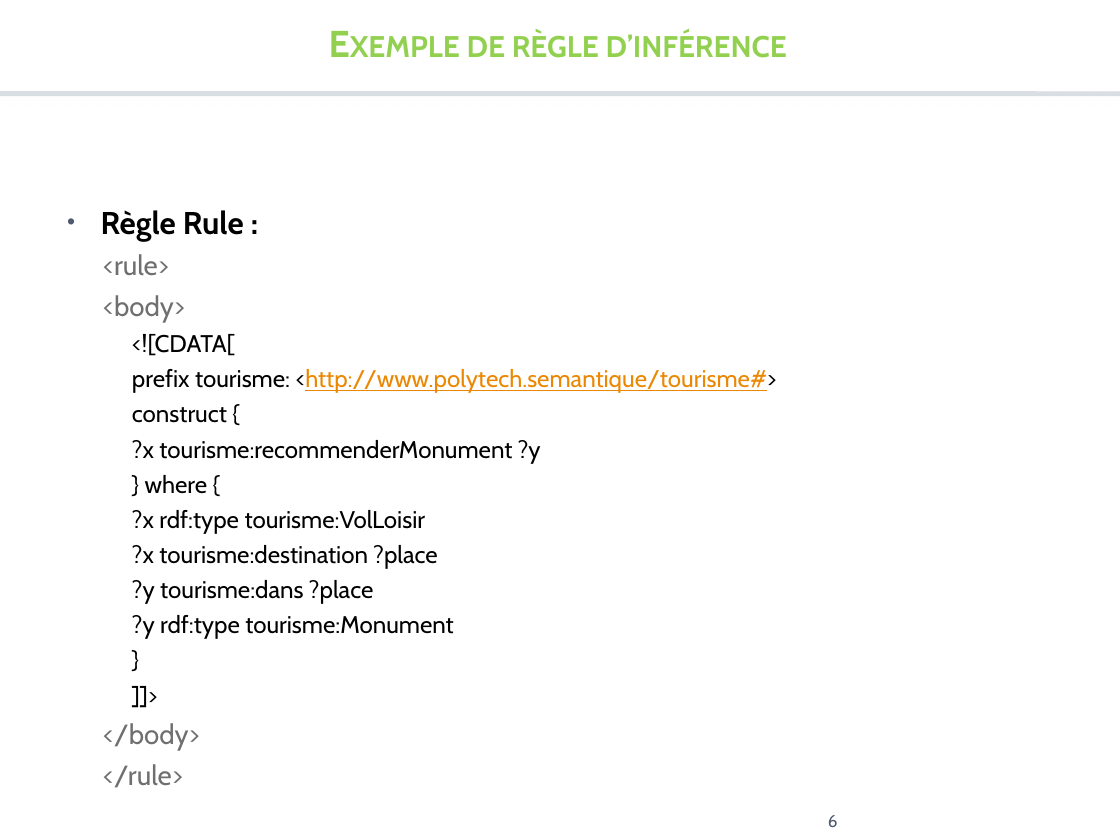
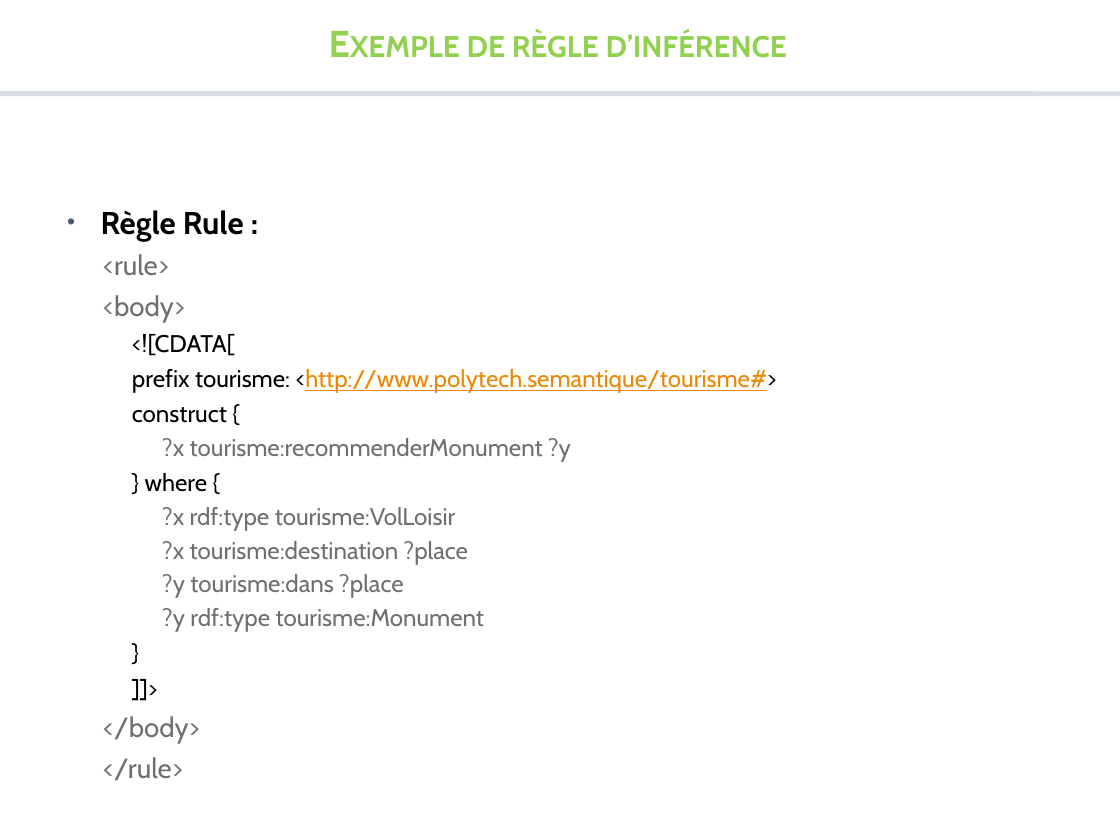
Before and after one commit to MissaouiAhmed/Web_S-mantique_Project, a slide deck: slide 6 of Rendu final/Presentation.pptx. Drawn at 1120x840 pixels with LibreOffice and Linux fonts; fonts in the diff are those of the drawing; background and template pictures are left out. Boxes give left, top, right and bottom in pixels: in the first picture for what was removed or moved away, otherwise in the second. Text is boxed around its words. In the diff, an @@ line names an element or a change of style, - is before the commit and + after.

```diff
--- a/Rendu final/Presentation.pptx
+++ b/Rendu final/Presentation.pptx
@@ text at box(162, 438, 571, 632): text colour #000000 to #707070 in "?x tourisme:recommenderMonument ?y", "?x rdf:type tourisme:VolLoisir", "?x tourisme:destination ?place", "?y tourisme:dans ?place" and 1 more places; list level 3 to 4 in "?x tourisme:recommenderMonument ?y"; list level 3 to 4 in "?x rdf:type tourisme:VolLoisir"; list level 3 to 4 in "?x tourisme:destination ?place"; list level 3 to 4 in "?y tourisme:dans ?place"; list level 3 to 4 in "?y rdf:type tourisme:Monument" @@
@@ page number: place and size @@
-page number at box(828, 815, 838, 827)
+page number at box(1027, 773, 1099, 801)
@@ page number at box(1027, 773, 1099, 801): size 11 to 20 pt, text colour #4E5B6F to #FFFFFF, bold on @@
```
Also in this commit, not shown: 9 other slides changed.
